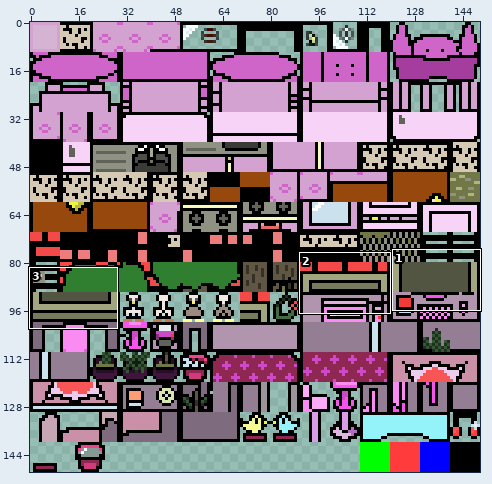
File history of a sprite sheet, art/day_ex/day_ex_tiles.png. Above, an overview of the earlier version with the close-up marked.
Close-up. Before the commit:
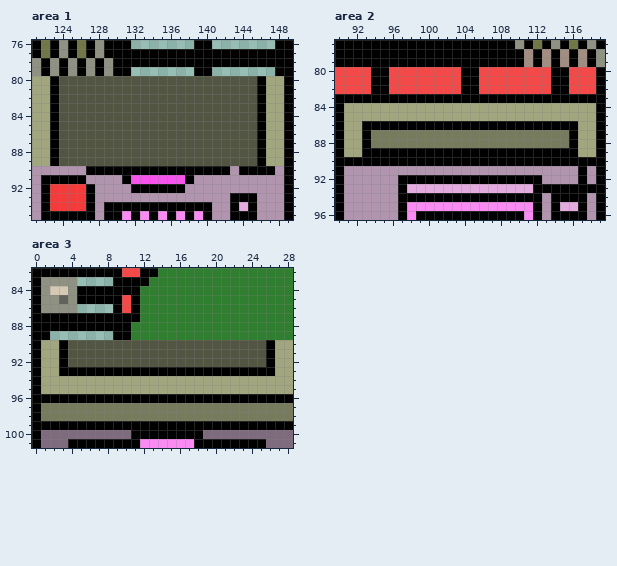
The file is 150x150 pixels. Colours within 5 levels of each other are drawn and written as one. Shown: area 1: x 121..149, y 76..95; area 2: x 90..119, y 77..96; area 3: x 0..28, y 82..101. The commit also changed other parts of the picture, which this record leaves out.
Now the later version:
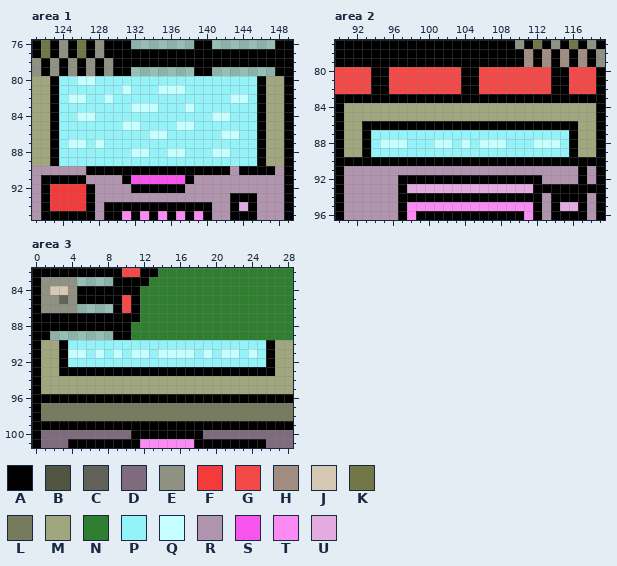
Palette (. is transparent): A #000000  B #535543  C #61635a  D #7e6b7d  E #8f9182  F #f33b3b  G #f34949  H #a18d81  J #d5c9b3  K #717746  L #777b5d  M #a1a67e  N #307e30  P #94f3f9  Q #c6ffff  R #b195af  S #f654ec  T #f98bf3  U #e3abe0
Diff:
Area 1:
Colour P replaces colour B in row 80 at x 124 to 125 and 128 to 145; in row 81 at x 124 to 130, 132 to 134 and 138 to 145; in row 82 at x 124, 127 to 128, 130 to 142 and 145; in row 83 at x 124 to 131, 135 to 137 and 139 to 145; in row 84 at x 124 to 125, 128 to 140 and 143 to 145; in row 85 at x 124 to 130, 133 to 136 and 139 to 145.
Colour P replaces colour B in row 86 at x 124 to 133, 136 to 141 and 144 to 145; in row 87 at x 124, 127 and 129 to 145; in row 88 at x 124 to 131, 134 to 135, 138 to 140 and 143 to 145; in row 89 at x 124 to 145.
Colour Q replaces colour B in row 80 at x 126 to 127; in row 81 at x 131 and 135 to 137; in row 82 at x 125 to 126, 129 and 143 to 144; in row 83 at x 132 to 134 and 138; in row 84 at x 126 to 127 and 141 to 142; in row 85 at x 131 to 132 and 137 to 138.
Colour Q replaces colour B in row 86 at x 134 to 135 and 142 to 143; in row 87 at x 125 to 126 and 128; in row 88 at x 132 to 133, 136 to 137 and 141 to 142.
Area 2:
Colour P replaces colour A in row 89 at x 94 to 115.
Colour P replaces colour L in row 87 at x 94 to 115; in row 88 at x 94, 98 to 100, 103, 105, 109 to 111 and 115.
Colour Q replaces colour L in row 88 at x 95 to 97, 101 to 102, 104, 106 to 108 and 112 to 114.
Area 3:
Colour P replaces colour B in row 90 at x 4 to 25; in row 91 at x 6, 8, 10, 13, 18, 20, 23 and 25; in row 92 at x 4 to 25.
Colour Q replaces colour B in row 91 at x 4 to 5, 7, 9, 11 to 12, 14 to 17, 19, 21 to 22 and 24.
Boxes around the changes in both close-ups, in picture pixels (x1, y1, x2, y2):
changed: (59, 76, 257, 166)
changed: (371, 130, 569, 157)
changed: (68, 340, 266, 367)
